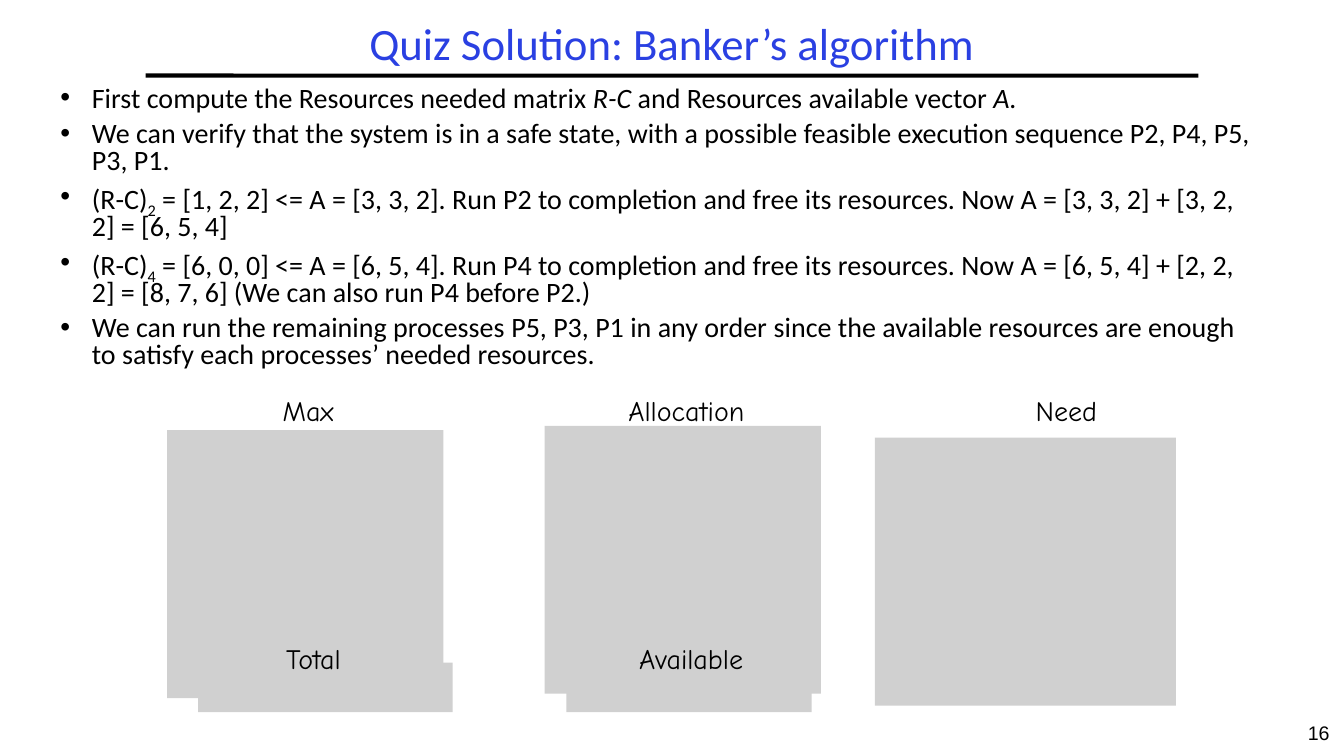
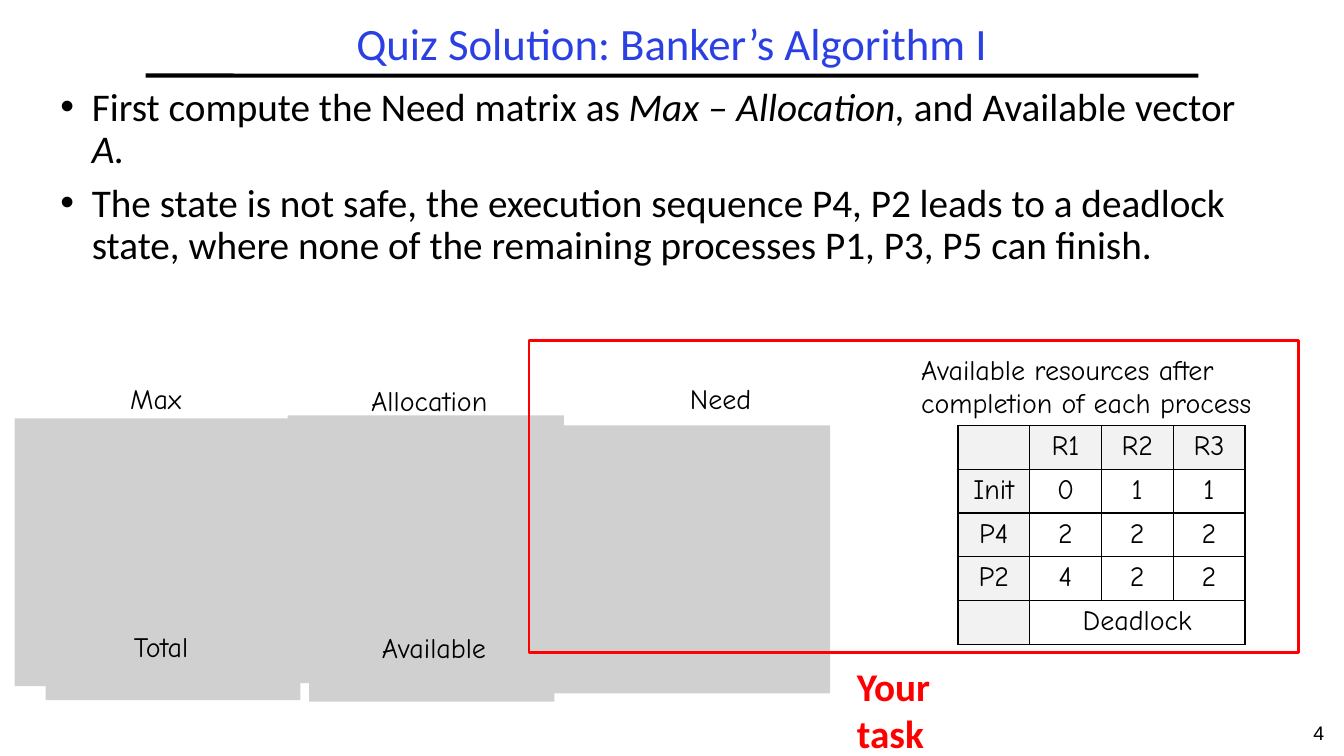
Before and after one commit to guhofstra/CSC256Fa25, a slide deck: slide 4 of PPTs/L4-Exercises ANS.pptx (slide 16 before the commit). Drawn at 1344x756 pixels with LibreOffice and Linux fonts; fonts in the diff are those of the drawing; grey boxes stand for pictures. Boxes give left, top, right and bottom in pixels: in the first picture for what was removed or moved away, otherwise in the second. Text is boxed around its words. In the diff, an @@ line names an element or a change of style, - is before the commit and + after.

```diff
--- a/PPTs/L4-Exercises ANS.pptx
+++ b/PPTs/L4-Exercises ANS.pptx
@@ title at (x1=356, y1=28, x2=986, y2=68): text changed @@
-Quiz Solution: Banker’s algorithm
+Quiz Solution: Banker’s Algorithm I
@@ text at (x1=92, y1=93, x2=1235, y2=266): text changed; size 20 to 28 pt @@
-• First compute the Resources needed matrix R-C and Resources available vector A.
-• We can verify that the system is in a safe state, with a possible feasible execution sequence P2, P4, P5, P3, P1.
-• (R-C)2 = [1, 2, 2] <= A = [3, 3, 2]. Run P2 to completion and free its resources. Now A = [3, 3, 2] + [3, 2, 2] = [6, 5, 4]
-• (R-C)4 = [6, 0, 0] <= A = [6, 5, 4]. Run P4 to completion and free its resources. Now A = [6, 5, 4] + [2, 2, 2] = [8, 7, 6] (We can also run P4 before P2.)
-• We can run the remaining processes P5, P3, P1 in any order since the available resources are enough to satisfy each processes’ needed resources.
+• First compute the Need matrix as Max – Allocation, and Available vector A.
+• The state is not safe, the execution sequence P4, P2 leads to a deadlock state, where none of the remaining processes P1, P3, P5 can finish.
@@ rectangle added at (x1=529, y1=341, x2=1299, y2=652), outline #FF0000 2 pt @@
@@ text "Max" rewrapped from (x1=283, y1=402, x2=334, y2=431) to (x1=130, y1=390, x2=181, y2=410) @@
@@ text "Allocation" moved from (x1=628, y1=402, x2=744, y2=431) to (x1=371, y1=392, x2=487, y2=420) @@
@@ text "Need" moved from (x1=1036, y1=402, x2=1097, y2=421) to (x1=690, y1=390, x2=751, y2=409) @@
@@ text added at (x1=921, y1=361, x2=1251, y2=419), 20 pt, text #000000 @@
+Available resources after completion of each process
@@ picture moved from (x1=167, y1=431, x2=444, y2=699) to (x1=15, y1=418, x2=291, y2=687) @@
@@ picture added at (x1=287, y1=415, x2=564, y2=684) @@
@@ picture resized from (x1=544, y1=425, x2=821, y2=694) to (x1=529, y1=425, x2=831, y2=694) @@
@@ picture removed at (x1=875, y1=438, x2=1177, y2=706) @@
@@ table added at (x1=958, y1=425, x2=1244, y2=644), 5 rows, 4 columns @@
+ | R1 | R2 | R3
+Init | 0 | 1 | 1
+P4 | 2 | 2 | 2
+P2 | 4 | 2 | 2
+ | Deadlock |  | 
@@ text "Total" moved from (x1=286, y1=650, x2=340, y2=670) to (x1=134, y1=638, x2=188, y2=658) @@
@@ text "Available" moved from (x1=639, y1=650, x2=743, y2=670) to (x1=382, y1=639, x2=486, y2=659) @@
@@ picture added at (x1=45, y1=651, x2=300, y2=701) @@
@@ picture added at (x1=310, y1=652, x2=555, y2=702) @@
@@ picture removed at (x1=199, y1=662, x2=454, y2=712) @@
@@ picture removed at (x1=567, y1=662, x2=812, y2=712) @@
@@ text added at (x1=857, y1=675, x2=930, y2=749), 28 pt, text #FF0000, bold @@
+Your task
@@ page number at (x1=1313, y1=726, x2=1324, y2=740): text changed @@
-16
+4
```
Also in this commit, not shown: 2 other slides changed, 4 slides added, 4 other files.
